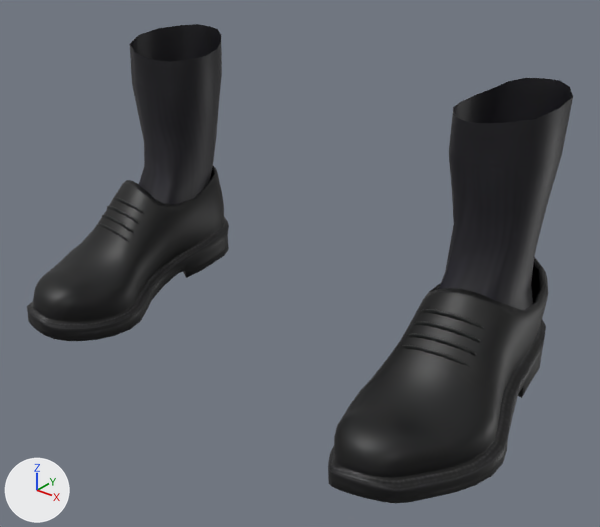
A saved change to the glTF model public/models/studio/shoes/shoes03.glb.
Rendered twice from a camera (50 mm lens) standing at (0.416, -0.567, 0.374) and looking at (0.028, -0.082, 0.073). Lighting does not change. The marker at lower left points along +X, +Y and +Z. The picture after the commit comes second. Vertices at exactly the same position are counted once.

The older version as bpy lines, for what is in view:
```python
me_shoes_shoes03 = bpy.data.meshes.new('Shoes_shoes03')
me_shoes_shoes03.from_pydata(...)  # 2222 vertices, 4128 faces; spans x -0.235..0.235, y -0.212..0.027, z -0.02..0.229
me_shoes_shoes03.materials.append(mat_fabric_005)  # picture img_shoes03
ob_shoes_shoes03 = bpy.data.objects.new('Shoes_shoes03', me_shoes_shoes03)
ob_shoes_shoes03.location = (0.0, 0.0, 0.0)
```
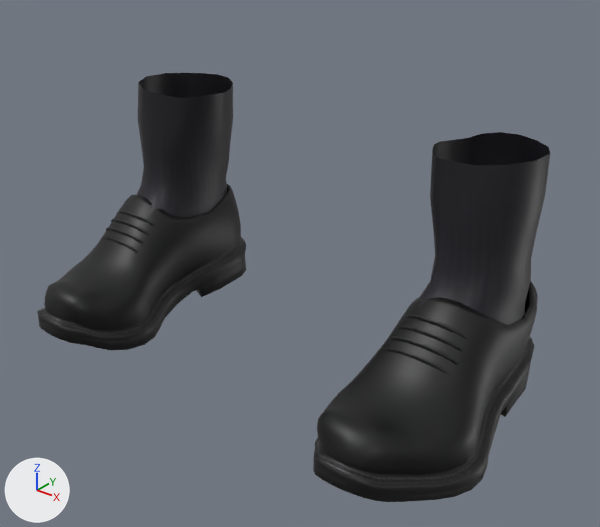
The newer file adds a shape key; the second version is drawn at full value of the shape key 'Masc_Pos' of 'Shoes_shoes03', and the change is written as the vertex moves it makes.

What changed in the scene script:
```text
Change me_shoes_shoes03:
    used by ob_shoes_shoes03; location = (0.0, 0.0, 0.0)
    remove me_shoes_shoes03.from_pydata(...)  # 2222 vertices, 4128 faces; spans x -0.235..0.235, y -0.212..0.027, z -0.02..0.229
    add me_shoes_shoes03.from_pydata(...)  # 2222 vertices, 4128 faces; spans x -0.223..0.223, y -0.211..0.036, z -0.029..0.187
    me_shoes_shoes03 part 1: the loose piece of 52 vertices spanning x 0.149..0.202, y -0.117..-0.108, z 0.054..0.062 is multiplied about its middle by the matrix ((1.037, 0.063, 0.052), (-0.065, 1.037, 0.035), (-0.05, -0.038, 1.038)), then moved by (-0.013, -0.003, -0.008)
    me_shoes_shoes03 part 2: the loose piece of 52 vertices spanning x 0.151..0.2, y -0.097..-0.088, z 0.074..0.084 is multiplied about its middle by the matrix ((1.036, 0.079, 0.039), (-0.079, 1.037, -0.004), (-0.039, 0.001, 1.039)), then moved by (-0.011, -0.002, -0.009)
    me_shoes_shoes03 part 3: the loose piece of 52 vertices spanning x 0.15..0.201, y -0.104..-0.095, z 0.067..0.077 is multiplied about its middle by the matrix ((1.036, 0.074, 0.044), (-0.074, 1.037, -0.004), (-0.044, 0.001, 1.039)), then moved by (-0.012, -0.003, -0.008)
    me_shoes_shoes03 part 4: the loose piece of 52 vertices spanning x 0.15..0.202, y -0.111..-0.101, z 0.061..0.07 is multiplied about its middle by the matrix ((1.036, 0.068, 0.052), (-0.07, 1.037, 0.025), (-0.05, -0.029, 1.038)), then moved by (-0.012, -0.003, -0.008)
    me_shoes_shoes03 part 5: the loose piece of 52 vertices spanning x -0.202..-0.149, y -0.117..-0.108, z 0.054..0.062 is multiplied about its middle by the matrix ((1.035, -0.088, -0.051), (0.089, 1.036, 0.024), (0.049, -0.028, 1.038)), then moved by (0.013, -0.004, -0.008)
    me_shoes_shoes03 part 6: the loose piece of 52 vertices spanning x -0.2..-0.151, y -0.097..-0.088, z 0.074..0.084 is multiplied about its middle by the matrix ((1.035, -0.094, -0.042), (0.093, 1.036, -0.012), (0.042, 0.009, 1.039)), then moved by (0.011, -0.003, -0.009)
    me_shoes_shoes03 part 7: the loose piece of 52 vertices spanning x -0.201..-0.15, y -0.104..-0.095, z 0.067..0.077 is multiplied about its middle by the matrix ((1.035, -0.093, -0.044), (0.092, 1.036, -0.014), (0.045, 0.01, 1.039)), then moved by (0.012, -0.003, -0.008)
    me_shoes_shoes03 part 8: the loose piece of 52 vertices spanning x -0.202..-0.15, y -0.111..-0.101, z 0.061..0.07 is multiplied about its middle by the matrix ((1.035, -0.09, -0.051), (0.091, 1.036, 0.016), (0.049, -0.02, 1.039)), then moved by (0.012, -0.004, -0.008)
    me_shoes_shoes03 part 9: 903 of 2222 vertices moved; they spanned x 0.125..0.235, y -0.212..0.027, z -0.02..0.229 and now span x 0.108..0.223, y -0.211..0.036, z -0.029..0.187; mean shift (-0.012, 0.001, -0.013); largest move (0.186, 0.025, 0.229) -> (0.176, 0.018, 0.184)
    me_shoes_shoes03 part 10: 903 of 2222 vertices moved; they spanned x -0.235..-0.125, y -0.212..0.027, z -0.02..0.229 and now span x -0.223..-0.108, y -0.209..0.036, z -0.029..0.187; mean shift (0.012, 0.001, -0.013); largest move (-0.186, 0.025, 0.229) -> (-0.176, 0.018, 0.184)
```

Where the change shows, as pixel boxes [x1, y1, x2, y2] in the pictures (600 x 527 px; the box of a moved part takes in the faces that stretch with it):
'Shoes_shoes03', reshaped (6% narrower, 10% shorter)
    before: [27, 24, 573, 503]
    after: [37, 73, 550, 502]
part 1 of me_shoes_shoes03, moved or reshaped
    before: [402, 345, 471, 367]
    after: [384, 348, 452, 376]
part 2 of me_shoes_shoes03, moved or reshaped
    before: [421, 309, 484, 329]
    after: [406, 315, 467, 339]
part 3 of me_shoes_shoes03, moved or reshaped
    before: [414, 321, 481, 343]
    after: [398, 326, 463, 351]
part 4 of me_shoes_shoes03, moved or reshaped
    before: [408, 333, 477, 356]
    after: [391, 336, 458, 365]
part 5 of me_shoes_shoes03, moved or reshaped
    before: [98, 223, 129, 241]
    after: [102, 237, 138, 252]
part 6 of me_shoes_shoes03, moved or reshaped
    before: [113, 197, 144, 214]
    after: [118, 210, 154, 225]
part 7 of me_shoes_shoes03, moved or reshaped
    before: [107, 206, 139, 224]
    after: [111, 219, 149, 235]
part 8 of me_shoes_shoes03, moved or reshaped
    before: [102, 215, 133, 232]
    after: [106, 227, 143, 243]
part 9 of me_shoes_shoes03, moved or reshaped
    before: [328, 78, 573, 503]
    after: [313, 132, 550, 502]
part 10 of me_shoes_shoes03, moved or reshaped
    before: [27, 24, 229, 341]
    after: [37, 73, 246, 350]
